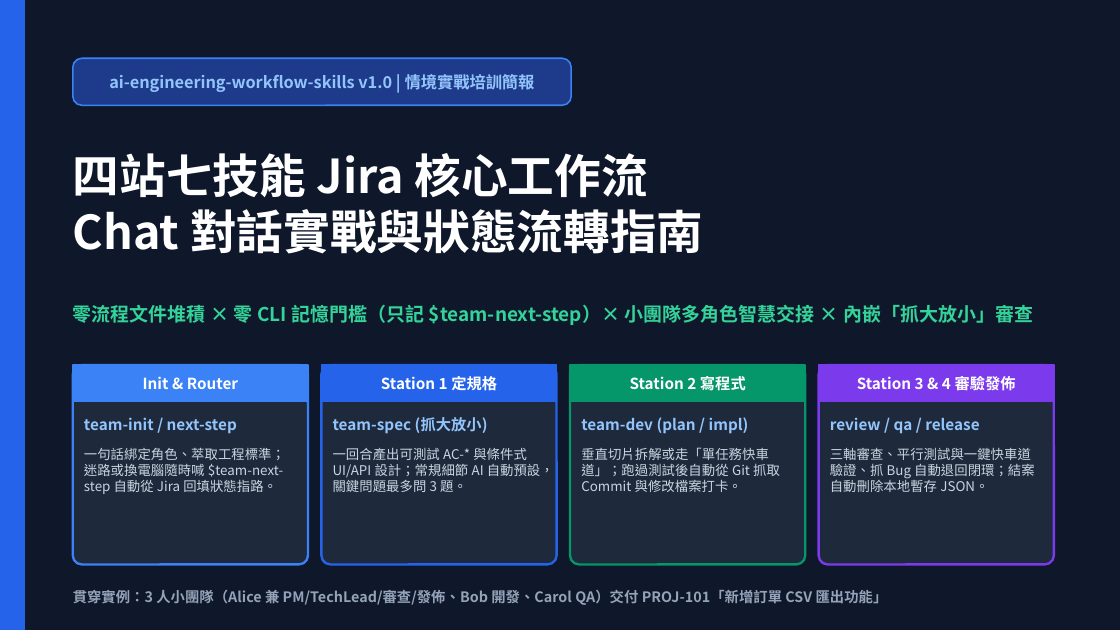
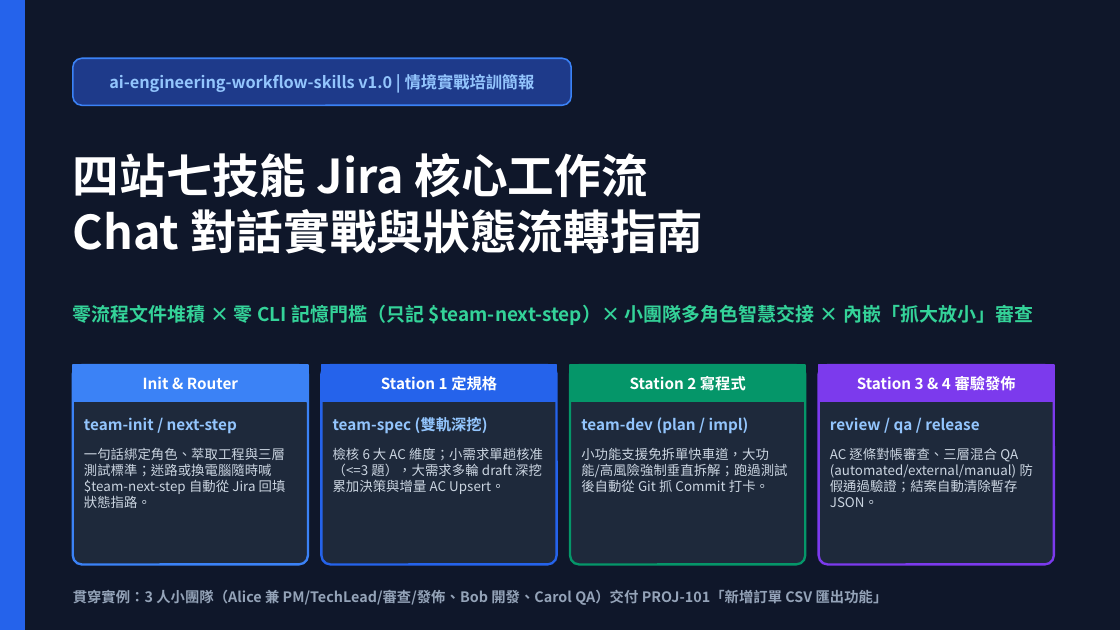
Before and after one commit to wilsonliu123/ai-engineering-workflow-skills, a slide deck: slide 1 of docs/training-manual.pptx. Drawn at 1120x630 pixels with LibreOffice and Linux fonts; fonts in the diff are those of the drawing. Boxes give left, top, right and bottom in pixels: in the first picture for what was removed or moved away, otherwise in the second. Text is boxed around its words. In the diff, an @@ line names an element or a change of style, - is before the commit and + after.

Commit message:
docs(manual,ppt): update training manual and 16-slide PPT for scale-aware spec/dev and 3-tier QA

```diff
--- a/docs/training-manual.pptx
+++ b/docs/training-manual.pptx
@@ text at (x1=333, y1=417, x2=488, y2=434): text changed @@
-team-spec (抓大放小)
+team-spec (雙軌深挖)
@@ text at (x1=84, y1=448, x2=286, y2=508): text changed @@
-一句話綁定角色、萃取工程標準；迷路或換電腦隨時喊 $team-next-step 自動從 Jira 回填狀態指路。
+一句話綁定角色、萃取工程與三層測試標準；迷路或換電腦隨時喊 $team-next-step 自動從 Jira 回填狀態指路。
@@ text at (x1=333, y1=448, x2=543, y2=494): text changed @@
-一回合產出可測試 AC-* 與條件式 UI/API 設計；常規細節 AI 自動預設，關鍵問題最多問 3 題。
+檢核 6 大 AC 維度；小需求單趟核准（<=3 題），大需求多輪 draft 深挖累加決策與增量 AC Upsert。
@@ text at (x1=581, y1=448, x2=787, y2=492): text changed @@
-垂直切片拆解或走「單任務快車道」；跑過測試後自動從 Git 抓取 Commit 與修改檔案打卡。
+小功能支援免拆單快車道，大功能/高風險強制垂直拆解；跑過測試後自動從 Git 抓 Commit 打卡。
@@ text at (x1=830, y1=448, x2=1033, y2=507): text changed @@
-三軸審查、平行測試與一鍵快車道驗證、抓 Bug 自動退回閉環；結案自動刪除本地暫存 JSON。
+AC 逐條對帳審查、三層混合 QA (automated/external/manual) 防假通過驗證；結案自動清除暫存 JSON。
```
Also in this commit, not shown: 11 other slides changed, 15 other files.
